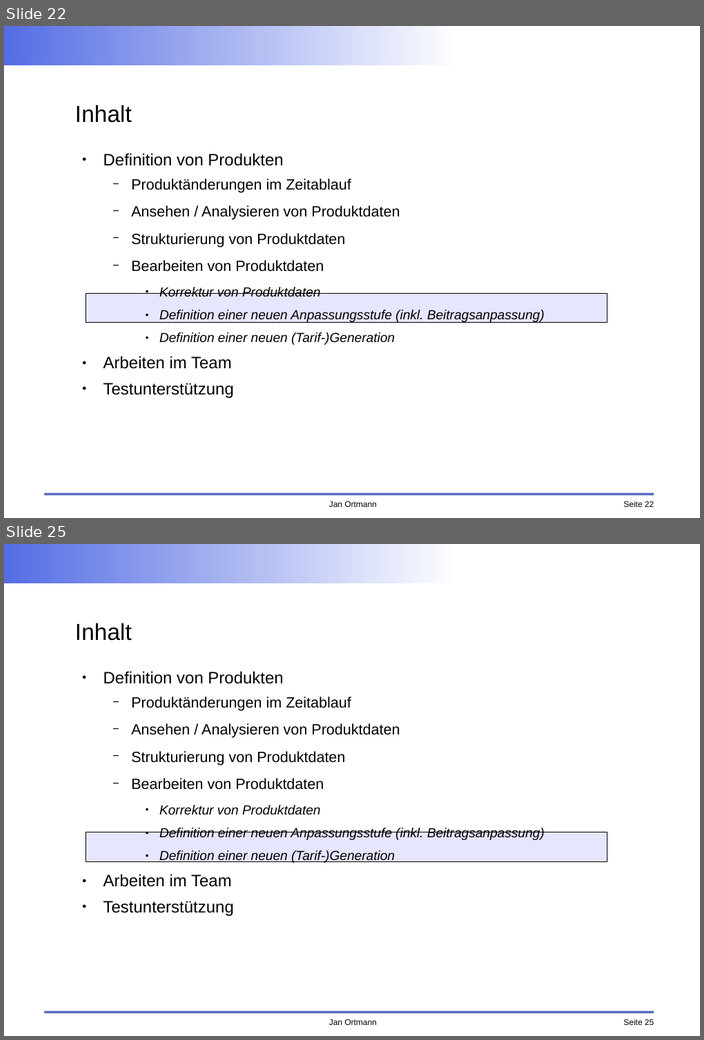
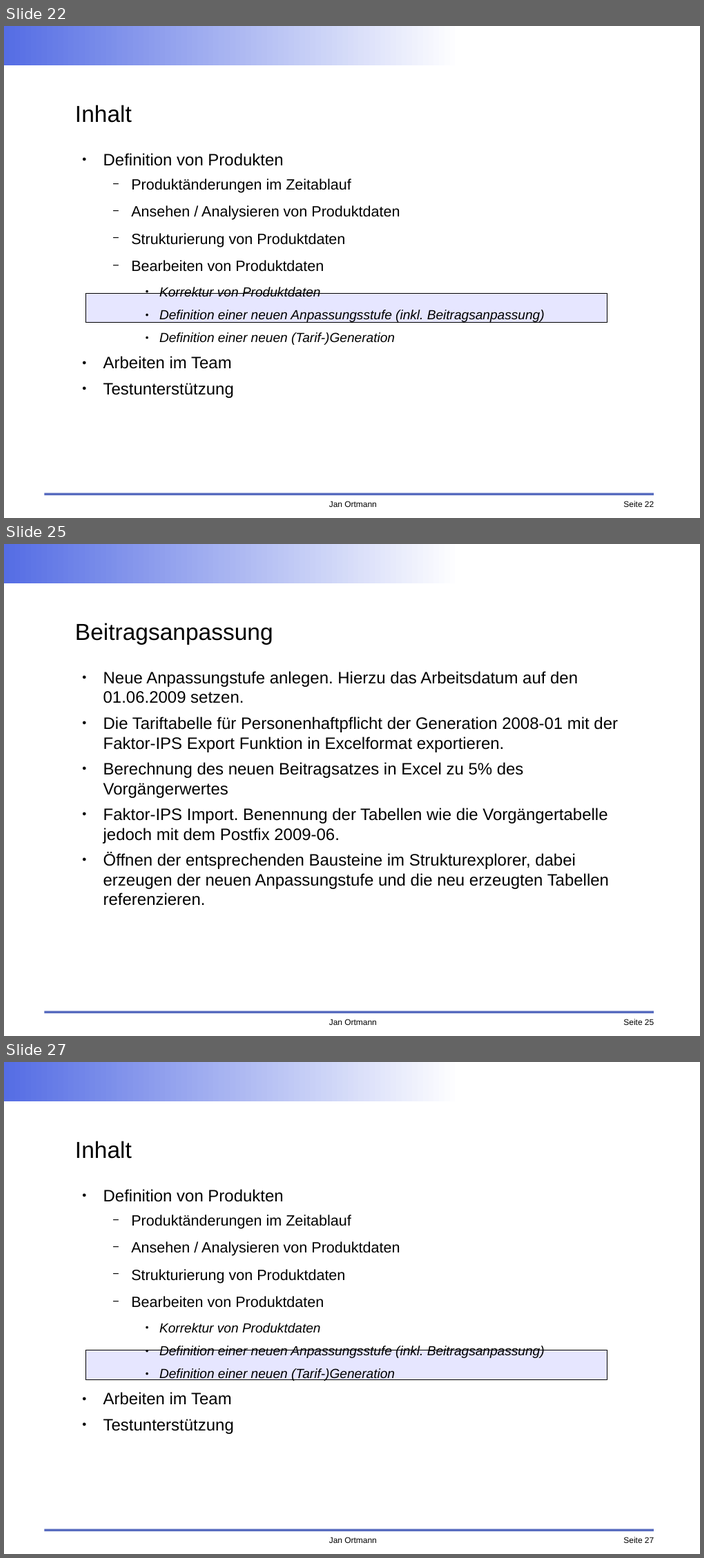
Before and after one commit to faktorips/faktorips.base, a slide deck: org.faktorips.doc/schulung/fachabteilung/FaktorIPS-Schulung FA Produktdefinition.odp. Shown one above the other, each under a label of ours: slides 22 and 25 before the commit, slides 22, 25 and 27 after it; the slides between them are not shown. The pictures are 704x1040 and 704x1558 pixels, drawn with LibreOffice and Linux fonts; fonts in the diff are those of the drawing; background and template pictures are left out. Boxes give left, top, right and bottom in pixels: in the first picture for what was removed or moved away, otherwise in the second. Text is boxed around its words. In the diff, an @@ line names an element or a change of style, - is before the commit and + after.

```diff
--- a/org.faktorips.doc/schulung/fachabteilung/FaktorIPS-Schulung FA Produktdefinition.odp
+++ b/org.faktorips.doc/schulung/fachabteilung/FaktorIPS-Schulung FA Produktdefinition.odp
@@ slide 25 added at (x1=4, y1=544, x2=700, y2=1036), background #FFFFFF; not listed: 4 template elements that a slide beside it also shows @@
@@ title added at (x1=75, y1=623, x2=273, y2=644), 28 pt, text #000000 @@
+Beitragsanpassung
@@ text added at (x1=103, y1=671, x2=617, y2=906), 20 pt, text #000000 @@
+● Neue Anpassungstufe anlegen. Hierzu das Arbeitsdatum auf den 01.06.2009 setzen.
+● Die Tariftabelle für Personenhaftpflicht der Generation 2008-01 mit der Faktor-IPS Export Funktion in Excelformat exportieren.
+● Berechnung des neuen Beitragsatzes in Excel zu 5% des Vorgängerwertes
+● Faktor-IPS Import. Benennung der Tabellen wie die Vorgängertabelle jedoch mit dem Postfix 2009-06.
+● Öffnen der entsprechenden Bausteine im Strukturexplorer, dabei erzeugen der neuen Anpassungstufe und die neu erzeugten Tabellen referenzieren.
@@ what was slide 25 is now slide 27 @@
@@ page number at (x1=623, y1=1537, x2=653, y2=1543): text changed @@
-Seite 25
+Seite 27
```
Also in this commit, not shown: 8 slides changed, 2 other slides added, 1 slide removed, 13 other files.
